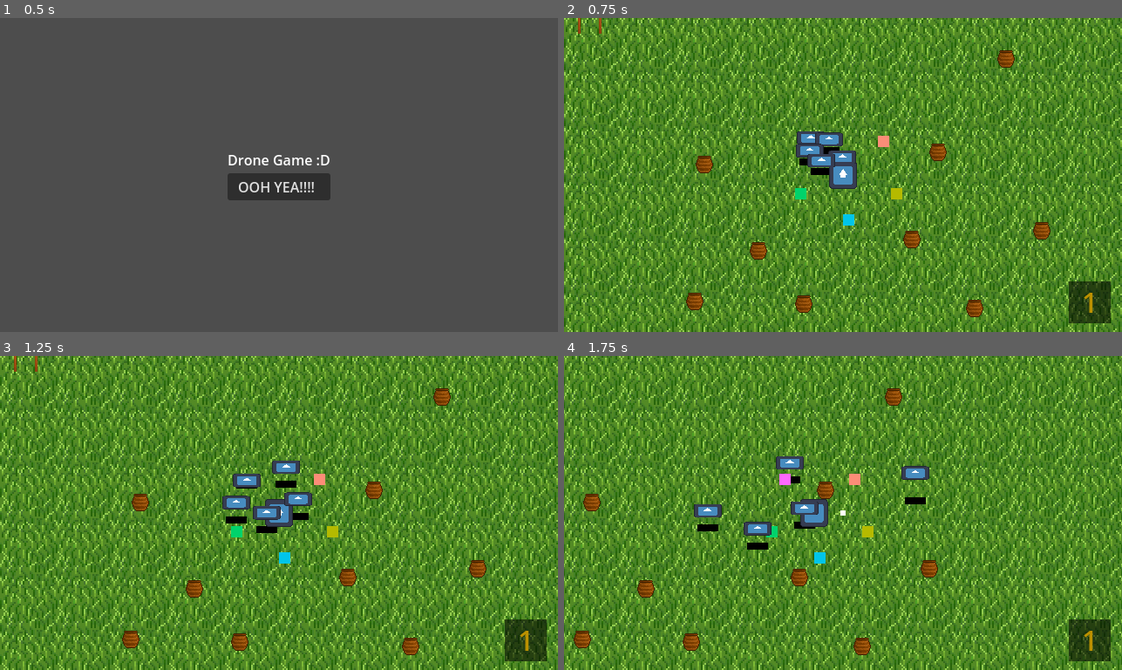
Above: before the commit, frames 1-4 (two rows, left to right).
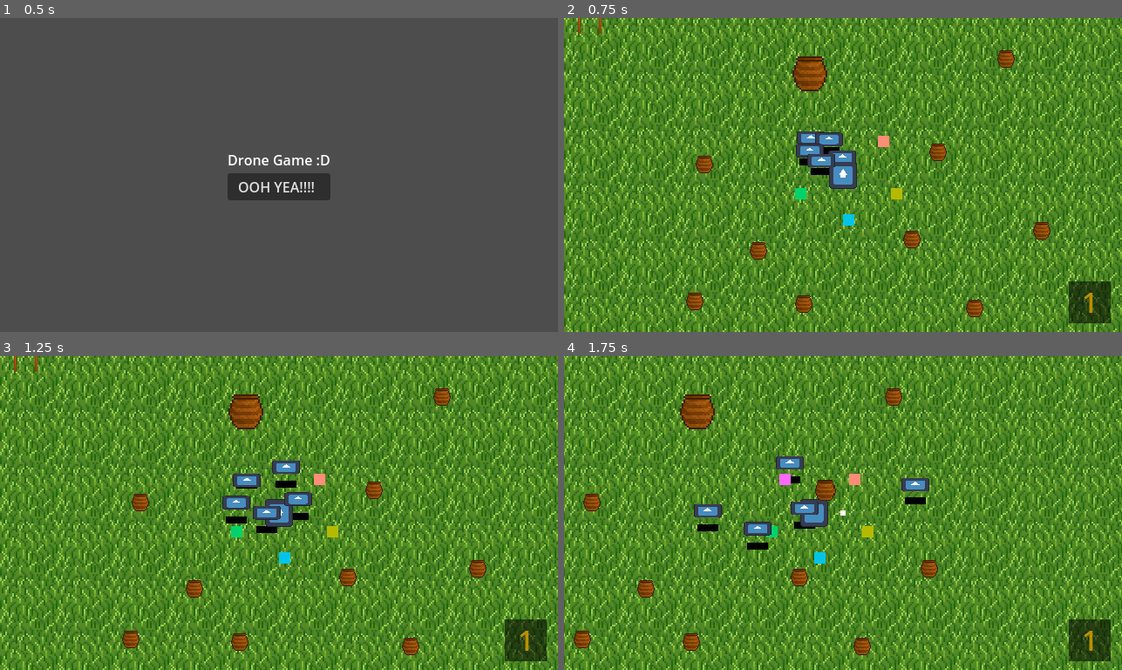
Above: after the commit, the same moments.

Repository: TNT-A/Drone-Management-Game
Game: Godot game, scene res://main_menu/main_menu.tscn
Same seed, same stepped clock (60 frames per second), same inputs: the game is played once before the commit and once after it. The engine's default icon, where the game draws it, is replaced by a stand-in: a white triangle on a blue panel in a dark square.
Inputs (mouse positions are in pixels of both pictures, inside the frame that each line leads up to):
- Up to frame 1 (0.5 s): no input
- Up to frame 2 (0.75 s): click "OOH YEA!!!!" at 0.5 s
- Up to frame 3 (1.25 s): no input
- Up to frame 4 (1.75 s): tap Enter at 1.25 s; move the mouse to (965, 497) at 1.27 s; press the mouse at (965, 497) at 1.28 s; hold D (Move_Right) from 1.28 s (still down)

Frame 1 is identical in both runs. In frame 2, 0.6% of the frame differs, in the area x 40-48%, y 12-24%; in frame 3, 0.6%; in frame 4, 1.1%, in the area x 20-66%, y 12-47%.

Commit message:
Created debris pile
Created a debris pile that has a certain maximum amount of debris it can create, and then will destroy itself.

Diff:
--- a/drone-management-game/Player/player.tscn
+++ b/drone-management-game/Player/player.tscn
@@ -13,7 +13,7 @@
 
 [node name="Player" type="CharacterBody2D" groups=["player"]]
 y_sort_enabled = true
-collision_mask = 9
+collision_mask = 25
 script = ExtResource("1_btcbx")
 
 [node name="Sprite2D" type="Sprite2D" parent="."]
--- /dev/null
+++ b/drone-management-game/debris_pile/debris_pile.gd
@@ -0,0 +1,48 @@
+extends Node2D
+
+var debris_scene : PackedScene = preload("res://debris/debris.tscn")
+
+@export var debris_count : int = 5
+@export var debris_type : String = "Reg"
+
+var spawned_debris : bool = false
+var current_debris : Carryable
+
+var debris_list : Dictionary = {
+	"Reg" = "res://debris/debris.tscn"
+}
+
+var debris_sprites : Dictionary = {
+	"Reg" = preload("res://sprites/placeholders/Pot.png")
+}
+
+func _ready() -> void:
+	var current_debris_scene = debris_list[debris_type]
+	#print(current_debris_scene)
+	debris_scene = load(current_debris_scene)
+	$Sprite2D.texture = debris_sprites[debris_type]
+
+func _physics_process(delta: float) -> void:
+	if is_instance_valid(current_debris):
+		if current_debris.is_carried:
+			spawned_debris = false
+			current_debris = null
+	if debris_count <= 0:
+		destroy()
+	if !spawned_debris:
+		spawn_debris()
+
+
+func spawn_debris():
+	spawned_debris = true
+	debris_count -= 1
+	var new_debris : Carryable = debris_scene.instantiate()
+	new_debris.z_index = -1
+	new_debris.scale = Vector2(1,1)
+	get_parent().add_child(new_debris)
+	current_debris = new_debris
+	new_debris.global_position = global_position
+	print("I spawned a debris: ", new_debris.global_position, " ", global_position)
+
+func destroy():
+	queue_free()
--- /dev/null
+++ b/drone-management-game/debris_pile/debris_pile.tscn
@@ -0,0 +1,19 @@
+[gd_scene load_steps=4 format=3 uid="uid://cee03mt1dvbli"]
+
+[ext_resource type="Texture2D" uid="uid://cn1vnfsm6x708" path="res://sprites/placeholders/Pot.png" id="1_umjec"]
+[ext_resource type="Script" uid="uid://ch8jmluibct77" path="res://debris_pile/debris_pile.gd" id="1_xv1h5"]
+
+[sub_resource type="CircleShape2D" id="CircleShape2D_xv1h5"]
+radius = 29.1548
+
+[node name="DebrisPile" type="Area2D" groups=["debris_pile"]]
+collision_layer = 4
+collision_mask = 0
+script = ExtResource("1_xv1h5")
+
+[node name="Sprite2D" type="Sprite2D" parent="."]
+scale = Vector2(2, 2)
+texture = ExtResource("1_umjec")
+
+[node name="CollisionShape2D" type="CollisionShape2D" parent="."]
+shape = SubResource("CircleShape2D_xv1h5")
--- a/drone-management-game/drone/drones/drone.tscn
+++ b/drone-management-game/drone/drones/drone.tscn
@@ -12,8 +12,8 @@
 [sub_resource type="RectangleShape2D" id="RectangleShape2D_mwikr"]
 size = Vector2(36, 18)
 
-[sub_resource type="CircleShape2D" id="CircleShape2D_o124n"]
-radius = 25.02
+[sub_resource type="RectangleShape2D" id="RectangleShape2D_jahdm"]
+size = Vector2(65, 38)
 
 [node name="Drone" type="CharacterBody2D"]
 z_index = 1
@@ -35,7 +35,8 @@
 collision_mask = 12
 
 [node name="CollisionShape2D" type="CollisionShape2D" parent="PickupArea"]
-shape = SubResource("CircleShape2D_o124n")
+position = Vector2(0.5, 0)
+shape = SubResource("RectangleShape2D_jahdm")
 
 [node name="StateMachine" parent="." node_paths=PackedStringArray("initial_state") instance=ExtResource("3_cgk2e")]
 initial_state = NodePath("Idle")
--- a/drone-management-game/drone/drones/follow.gd
+++ b/drone-management-game/drone/drones/follow.gd
@@ -42,5 +42,5 @@
 	if parent_body.dropping_off:
 		SignalBus.transitioned.emit(self, "Dropoff")
 	if Input.is_action_pressed("Left_Click") and parent_body == hub.selected_drone:
-		print("Trying to transition")
+		#print("Trying to transition")
 		SignalBus.transitioned.emit(self, "Search")
--- a/drone-management-game/drone/drones/idle.gd
+++ b/drone-management-game/drone/drones/idle.gd
@@ -21,5 +21,5 @@
 	if parent_body.dropping_off:
 		SignalBus.transitioned.emit(self, "Dropoff")
 	if Input.is_action_pressed("Left_Click") and parent_body == hub.selected_drone:
-		print("Trying to transition")
+		#print("Trying to transition")
 		SignalBus.transitioned.emit(self, "Search")
--- a/drone-management-game/drone/drones/search.gd
+++ b/drone-management-game/drone/drones/search.gd
@@ -16,7 +16,7 @@
 	if !is_instance_valid(hub):
 		hub = parent_body.hub
 	check_transitions()
-	parent_body.sprite.position = parent_body.sprite.position.lerp(Vector2(0,-30), 0.08)
+	parent_body.sprite.position = parent_body.sprite.position.lerp(Vector2(0,-15), 0.08)
 	search()
 
 func search():
@@ -37,6 +37,13 @@
 				hovering = true
 				parent_body.carryable_target = current_carryable
 
+#func spawn_debris(debris_scene, pos):
+	#var new_debris : Carryable = debris_scene.instantiate()
+	#new_debris.z_index = 1
+	#new_debris.scale = Vector2(1,1)
+	#add_child(new_debris)
+	#new_debris.global_position = pos
+
 func _on_pickup_area_area_shape_exited(area_rid: RID, area: Area2D, area_shape_index: int, local_shape_index: int) -> void:
 	if is_instance_valid(area):
 		if area.owner is Carryable:
--- a/drone-management-game/dropoff_spots/dropoff_spot.tscn
+++ b/drone-management-game/dropoff_spots/dropoff_spot.tscn
@@ -7,6 +7,7 @@
 radius = 151.053
 
 [node name="DropoffSpot" type="Node2D"]
+y_sort_enabled = true
 
 [node name="Sprite2D" type="Sprite2D" parent="."]
 texture = ExtResource("1_xu61h")
--- a/drone-management-game/game/game.tscn
+++ b/drone-management-game/game/game.tscn
@@ -7,6 +7,7 @@
 [ext_resource type="PackedScene" uid="uid://cxueav32kdffg" path="res://debris/debris.tscn" id="5_dxrkv"]
 [ext_resource type="PackedScene" uid="uid://dks5ym64cris" path="res://game_UI/drone_ui.tscn" id="6_dakft"]
 [ext_resource type="PackedScene" uid="uid://du8e2eliqaq40" path="res://dropoff_spots/dropoff_spot.tscn" id="7_u5opy"]
+[ext_resource type="PackedScene" uid="uid://cee03mt1dvbli" path="res://debris_pile/debris_pile.tscn" id="8_y36n6"]
 
 [node name="Game" type="Node2D"]
 
@@ -39,34 +40,39 @@
 [node name="Drone5" parent="DroneHub" instance=ExtResource("4_4fuuu")]
 position = Vector2(281, 149)
 
-[node name="Debris7" parent="." instance=ExtResource("5_dxrkv")]
+[node name="DebrisField" type="Node2D" parent="."]
+
+[node name="DebrisPile" parent="DebrisField" instance=ExtResource("8_y36n6")]
+position = Vector2(277, 58)
+
+[node name="Debris7" parent="DebrisField" instance=ExtResource("5_dxrkv")]
 position = Vector2(145, 321)
 
-[node name="Debris9" parent="." instance=ExtResource("5_dxrkv")]
+[node name="Debris9" parent="DebrisField" instance=ExtResource("5_dxrkv")]
 position = Vector2(270, 324)
 
-[node name="Debris8" parent="." instance=ExtResource("5_dxrkv")]
+[node name="Debris8" parent="DebrisField" instance=ExtResource("5_dxrkv")]
 position = Vector2(466, 329)
 
-[node name="Debris6" parent="." instance=ExtResource("5_dxrkv")]
+[node name="Debris6" parent="DebrisField" instance=ExtResource("5_dxrkv")]
 position = Vector2(502, 43)
 
-[node name="Debris10" parent="." instance=ExtResource("5_dxrkv")]
+[node name="Debris10" parent="DebrisField" instance=ExtResource("5_dxrkv")]
 position = Vector2(543, 240)
 
-[node name="Debris5" parent="." instance=ExtResource("5_dxrkv")]
+[node name="Debris5" parent="DebrisField" instance=ExtResource("5_dxrkv")]
 position = Vector2(358, 368)
 
-[node name="Debris" parent="." instance=ExtResource("5_dxrkv")]
+[node name="Debris" parent="DebrisField" instance=ExtResource("5_dxrkv")]
 position = Vector2(424, 150)
 
-[node name="Debris2" parent="." instance=ExtResource("5_dxrkv")]
+[node name="Debris2" parent="DebrisField" instance=ExtResource("5_dxrkv")]
 position = Vector2(156, 164)
 
-[node name="Debris3" parent="." instance=ExtResource("5_dxrkv")]
+[node name="Debris3" parent="DebrisField" instance=ExtResource("5_dxrkv")]
 position = Vector2(394, 250)
 
-[node name="Debris4" parent="." instance=ExtResource("5_dxrkv")]
+[node name="Debris4" parent="DebrisField" instance=ExtResource("5_dxrkv")]
 position = Vector2(218, 263)
 
 [node name="CanvasLayer" type="CanvasLayer" parent="."]
--- a/drone-management-game/project.godot
+++ b/drone-management-game/project.godot
@@ -34,6 +34,7 @@
 
 player=""
 drop_point=""
+debris_pile=""
 
 [input]
 
@@ -93,6 +94,7 @@
 2d_physics/layer_2="drone"
 2d_physics/layer_3="Carryables"
 2d_physics/layer_4="dropoff"
+2d_physics/layer_5="walls"
 
 [rendering]
 
--- a/drone-management-game/state_machine/state_machine.gd
+++ b/drone-management-game/state_machine/state_machine.gd
@@ -34,4 +34,4 @@
 		current_state.exit()
 	new_state.enter()
 	current_state = new_state
-	print(current_state)
+	#print(current_state)
Not shown, added: drone-management-game/debris_pile/debris_pile.gd.uid
Not shown: 1 places in drone-management-game/game/game.tscn that only renumber resources
